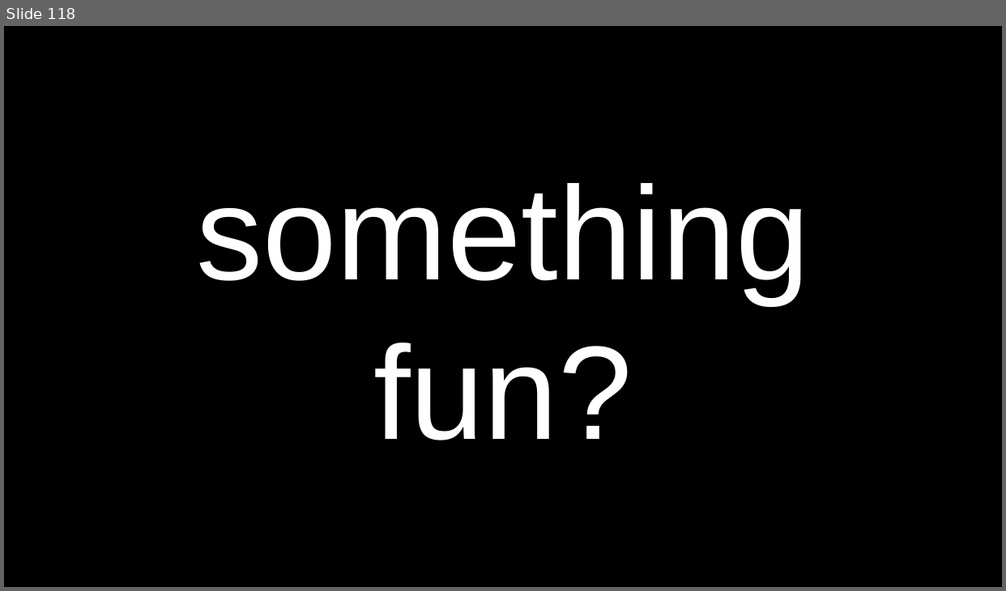
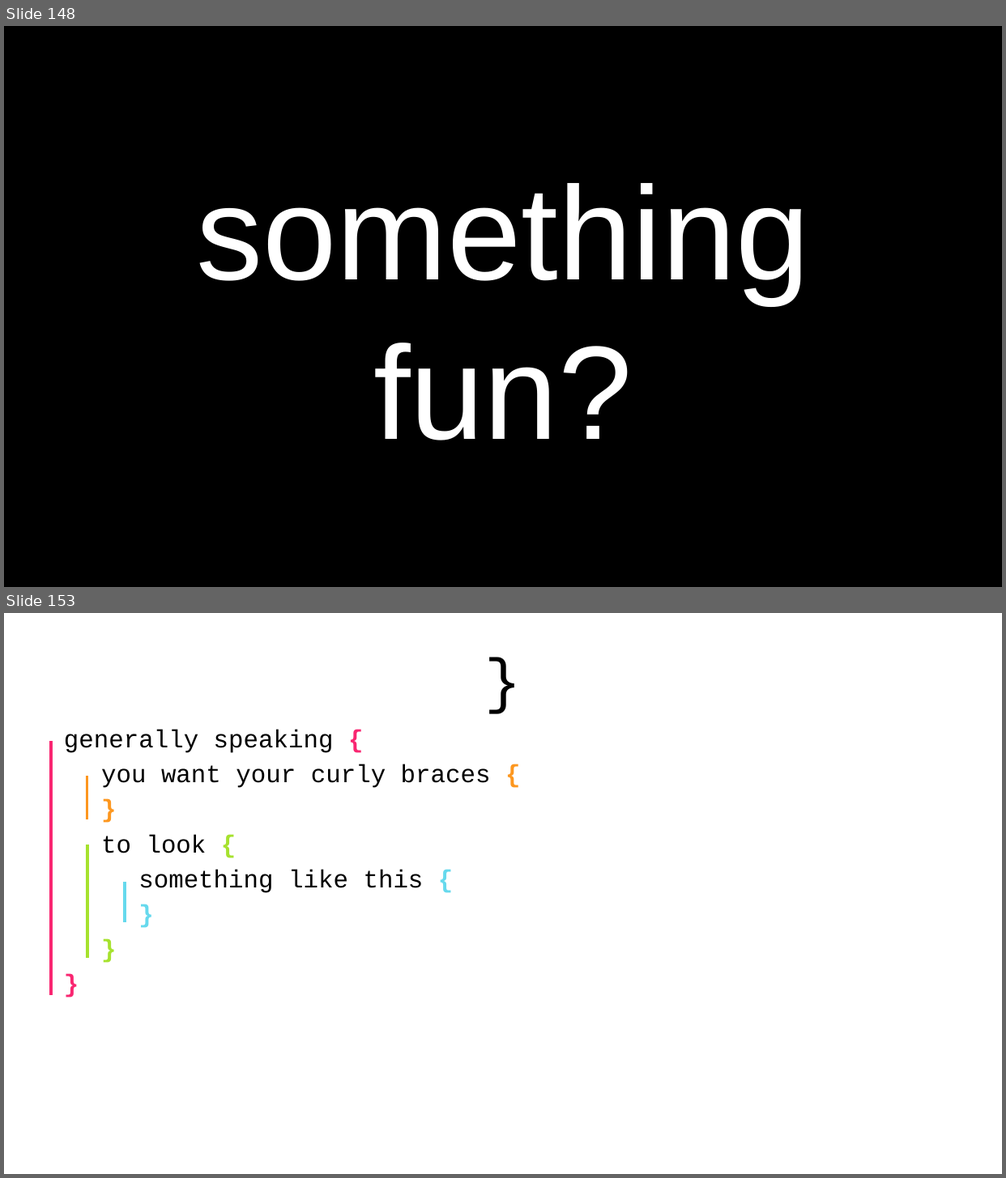
Before and after one commit to james-bern/CS136-SLIDES, a slide deck: WeekXX2.pptx. Shown one above the other, each under a label of ours: slide 118 before the commit, slides 148 and 153 after it; the slides between them are not shown. The pictures are 1006x591 and 1006x1178 pixels, drawn with LibreOffice and Linux fonts; fonts in the diff are those of the drawing. Boxes give left, top, right and bottom in pixels: in the first picture for what was removed or moved away, otherwise in the second. Text is boxed around its words. In the diff, an @@ line names an element or a change of style, - is before the commit and + after.

```diff
--- a/WeekXX2.pptx
+++ b/WeekXX2.pptx
@@ slide 153 added at [4, 613, 1002, 1174], background #FFFFFF @@
@@ title added at [54, 641, 952, 713], 44 pt, text #000000 @@
+}
@@ text added at [64, 730, 491, 893], 18 pt, text #000000 @@
+generally speaking {
+  you want your curly braces {
+  }
+  to look {
+    something like this {
+    }
+  }
+}
@@ line added from (51, 741) to (51, 995), #F92671 2.25 pt @@
@@ line added from (87, 776) to (87, 820), #FD971F 2.25 pt @@
@@ line added from (87, 845) to (87, 958), #A6E22E 2.25 pt @@
@@ line added from (125, 883) to (125, 922), #66D9ED 2.25 pt @@
@@ what was slide 118 is now slide 148 @@
```
Also in this commit, not shown: 43 other slides added.
